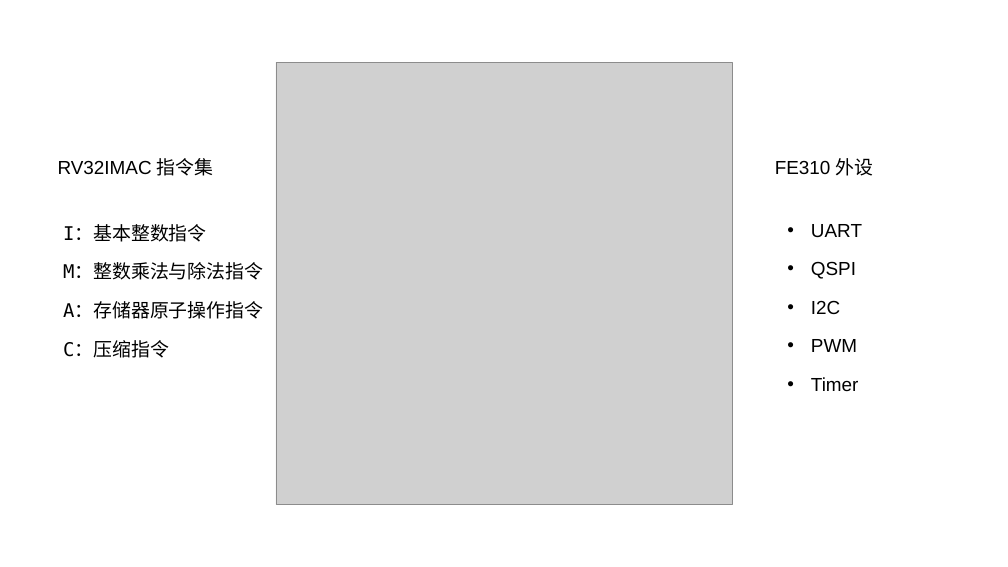
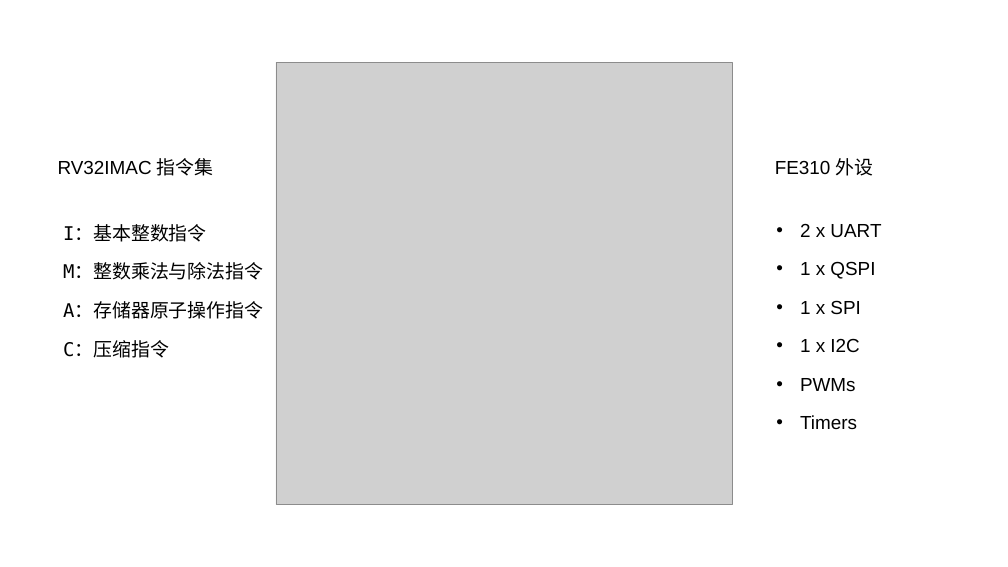
Before and after one commit to luhuadong/RED-V, a slide deck: slide 4 of docs/Funpack第二期演示文稿.pptx. Drawn at 1008x567 pixels with LibreOffice and Linux fonts; fonts in the diff are those of the drawing; grey boxes stand for pictures. Boxes give left, top, right and bottom in pixels: in the first picture for what was removed or moved away, otherwise in the second. Text is boxed around its words. In the diff, an @@ line names an element or a change of style, - is before the commit and + after.

```diff
--- a/docs/Funpack第二期演示文稿.pptx
+++ b/docs/Funpack第二期演示文稿.pptx
@@ text at <box>800,223,881,429</box>: text changed @@
-• UART
-• QSPI
-• I2C
-• PWM
-• Timer
+• 2 x UART
+• 1 x QSPI
+• 1 x SPI
+• 1 x I2C
+• PWMs
+• Timers
```
Also in this commit, not shown: 1 other slide changed, 4 other files.
